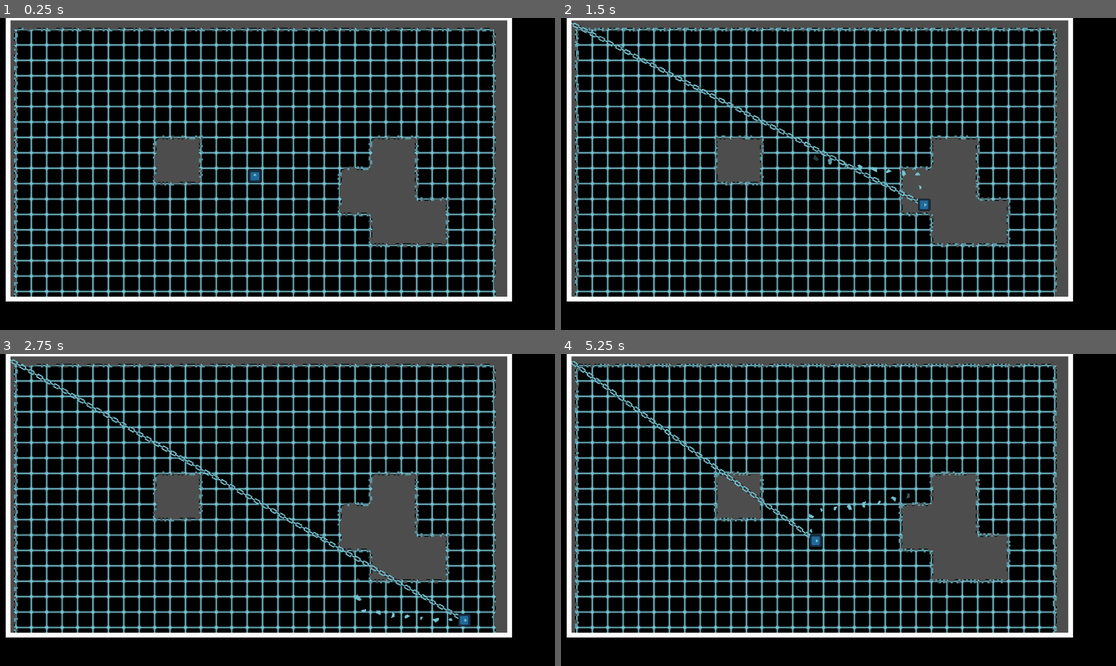
Above: before the commit, frames 1-4 (two rows, left to right).
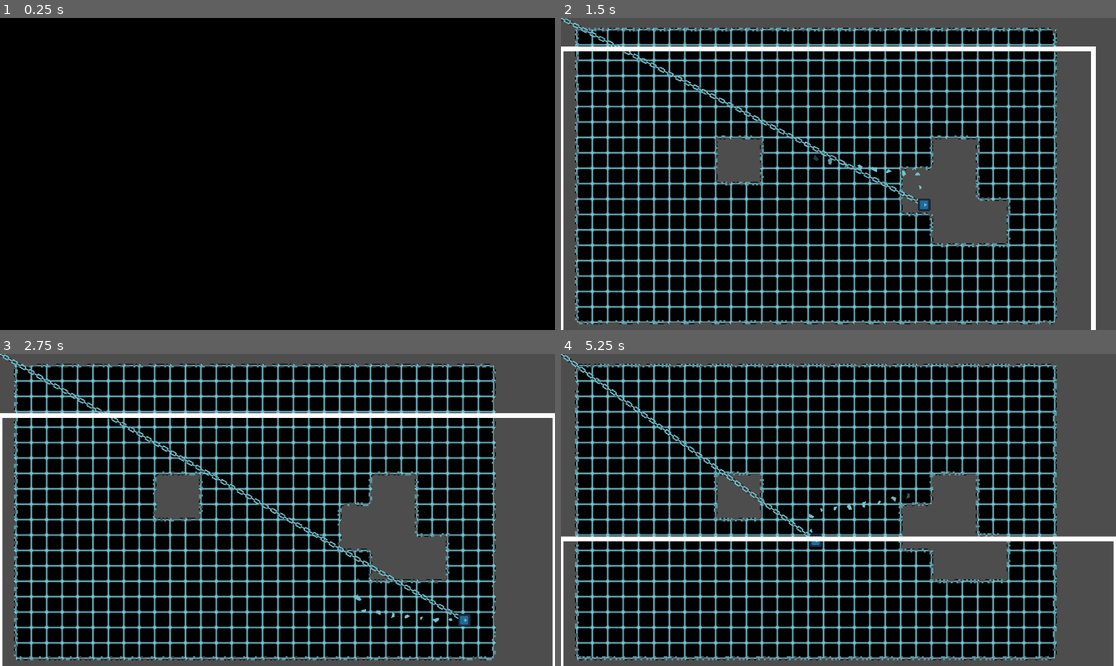
Above: after the commit, the same moments.

Repository: SomeSortOfSam/Hardest_Drive
Game: Godot game, scene res://scenes/gamplay.tscn
The game is run twice, just before and just after one commit, with the same random seed, the same clock (stepped at 60 frames per second) and the same inputs. The engine's default icon, where the game draws it, is replaced by a stand-in: a white triangle on a blue panel in a dark square.
Inputs (mouse positions are in pixels of both pictures, inside the frame that each line leads up to):
- Up to frame 1 (0.25 s): no input
- Up to frame 2 (1.5 s): move the mouse to (960, 158) at 0.52 s; hold D (player_right) 0.53-1.28 s; click (960, 158) at 0.67 s; move the mouse to (727, 189) at 1.27 s; hold S (player_down) from 1.28 s (still down); click (727, 189) at 1.42 s
- Up to frame 3 (2.75 s): move the mouse to (333, 441) at 2.02 s; release S (player_down) at 2.03 s; hold D (player_right) from 2.03 s (still down); click (333, 441) at 2.17 s
- Up to frame 4 (5.25 s): move the mouse to (810, 572) at 2.77 s; release D (player_right) at 2.78 s; hold W (player_up) 2.78-3.53 s; click (810, 572) at 2.92 s; move the mouse to (1005, 556) at 3.52 s; hold A (player_left) 3.53-5.03 s; click (1005, 556) at 3.67 s; move the mouse to (672, 463) at 4.27 s; click (672, 463) at 4.42 s; move the mouse to (866, 510) at 5.02 s; hold S (player_down) from 5.03 s (still down); click (866, 510) at 5.17 s

The runs differ from the first frame. In frame 1, 39% of the frame differs, in the area x 1-93%, y 0-91%; in frame 2, 19%; in frame 3, 19%; in frame 4, 19%.

Commit message:
Tried to get pulling working

Diff:
--- a/scenes/gamplay.tscn
+++ b/scenes/gamplay.tscn
@@ -763,5 +763,8 @@
 
 [node name="Polygon2D" type="Polygon2D" parent="Camera2D/LetterboxCollider"]
 color = Color(0, 0, 0, 1)
+uv = PackedVector2Array(0, 0, 1920, 0, 1920, 1017, 0, 1017, 0, 0, 17, 0, 17, 584, 1058, 584, 1058, 0, 17, 0, 0, 0)
 
 [node name="Line2D" type="Line2D" parent="Camera2D/LetterboxCollider"]
+
+[connection signal="pull_requested" from="TileMap/Player" to="." method="_on_player_pull_requested"]
--- a/scripts/border_camera.gd
+++ b/scripts/border_camera.gd
@@ -4,26 +4,49 @@
 @onready var render_polygon : Polygon2D = $Camera2D/LetterboxCollider/Polygon2D
 @onready var border_line : Line2D = $Camera2D/LetterboxCollider/Line2D
 @onready var ray_cast : RayCast2D = $RayCast2D
+@onready var tile_map : TileMap = $TileMap
+
+var left_offset : Vector2
+var right_offset : Vector2
 
 func _ready():
-	call_deferred("recalculate_border")
+	call_deferred("call_deferred","recalculate_offsets")
+	call_deferred("call_deferred","recalculate_border")
+	get_viewport().size_changed.connect(recalculate_offsets)
 	get_viewport().size_changed.connect(recalculate_border)
-
-# Called every frame. 'delta' is the elapsed time since the previous frame.
-func _process(delta):
-	pass
 
 func recalculate_border():
 	var polygon : PackedVector2Array = []
-	var rect = get_viewport_rect()
-	rect.size *= get_viewport_transform().get_scale()
+	var polygon_rect := get_viewport_rect()
+	polygon_rect.size *= get_viewport_transform().get_scale()
 	polygon.append(Vector2.ZERO)
-	polygon.append(Vector2(rect.size.x,0))
-	polygon.append(rect.size)
-	polygon.append(Vector2(0,rect.size.y))
+	polygon.append(Vector2(polygon_rect.size.x,0))
+	polygon.append(polygon_rect.size)
+	polygon.append(Vector2(0,polygon_rect.size.y))
 	polygon.append(Vector2.ZERO)
 
-	var left_offset : Vector2
+
+	var inner_line : PackedVector2Array = []
+	var inner_rect : Rect2 = Rect2(left_offset,right_offset -left_offset)
+	inner_line.append(left_offset)
+	inner_line.append(left_offset + Vector2(0,right_offset.y))
+	inner_line.append(left_offset + right_offset)
+	inner_line.append(left_offset + Vector2(right_offset.x,0))
+	inner_line.append(left_offset)
+
+	if !polygon_rect.encloses(inner_rect):
+		print(polygon_rect,inner_rect)
+		return
+
+	polygon.append_array(inner_line)
+	polygon.append(Vector2.ZERO)
+
+	render_polygon.polygon = polygon
+	collision_polygon.polygon = polygon
+	border_line.points = inner_line
+
+func recalculate_offsets():
+	var rect = get_viewport_rect()
 	ray_cast.position = Vector2(rect.size.x,0)/2
 	ray_cast.target_position = Vector2.DOWN * 1000
 	ray_cast.force_raycast_update()
@@ -34,7 +57,6 @@
 	await get_tree().physics_frame
 	left_offset.x = ray_cast.get_collision_point().x
 
-	var right_offset : Vector2
 	ray_cast.position = Vector2(rect.size.x/2,rect.size.y)
 	ray_cast.target_position = Vector2.UP * 1000
 	ray_cast.force_raycast_update()
@@ -46,16 +68,23 @@
 	await get_tree().physics_frame
 	right_offset.x = ray_cast.get_collision_point().x
 
-	var inner_line : PackedVector2Array = []
-	inner_line.append(left_offset)
-	inner_line.append(left_offset + Vector2(0,right_offset.y))
-	inner_line.append(left_offset + right_offset)
-	inner_line.append(left_offset + Vector2(right_offset.x,0))
-	inner_line.append(left_offset)
-
-	polygon.append_array(inner_line)
-	polygon.append(Vector2.ZERO)
-
-	render_polygon.polygon = polygon
-	collision_polygon.polygon = polygon
-	border_line.points = inner_line
+func _on_player_pull_requested(direction : Vector2):
+	var rect := get_viewport_rect()
+	rect.size *= get_viewport_transform().get_scale()
+	if direction.x != 0:
+		left_offset.x -= tile_map.tile_set.tile_size.x
+		right_offset.x += tile_map.tile_set.tile_size.x
+		left_offset.y += tile_map.tile_set.tile_size.y
+		right_offset.y += tile_map.tile_set.tile_size.y
+	else:
+		left_offset.x += tile_map.tile_set.tile_size.x
+		right_offset.x -= tile_map.tile_set.tile_size.x
+		left_offset.y -= tile_map.tile_set.tile_size.y
+		right_offset.y -= tile_map.tile_set.tile_size.y
+	left_offset.x = max(rect.position.x,left_offset.x)
+	left_offset.y = max(rect.position.y,left_offset.y)
+	right_offset.x = min(rect.position.x + rect.size.x,right_offset.x)
+	right_offset.y = min(rect.position.y + rect.size.y,right_offset.y)
+	left_offset.x = min(left_offset.x,right_offset.x)
+	left_offset.y = min(left_offset.y,right_offset.y)
+	recalculate_border()
--- a/scripts/player.gd
+++ b/scripts/player.gd
@@ -8,6 +8,8 @@
 
 var harpoon_tween : Tween
 var rotate_tween :Tween
+
+signal pull_requested(direction : Vector2)
 
 func _physics_process(delta):
 	# Get the input direction and handle the movement/deceleration.
@@ -49,6 +51,9 @@
 		var target = ray_cast.get_collision_point()
 		harpoon_tween.tween_method(func(percent : float): chain.points[0] = lerp(Vector2.ZERO,to_local(target), percent),0,1,.15)
 		harpoon_tween.tween_callback(while_harpoon_out.bind(target))
+	else:
+		pull_requested.emit(Vector2(cos(rotation), sin(rotation)))
+
 
 func while_harpoon_out(target):
 	harpoon_tween = create_tween()
